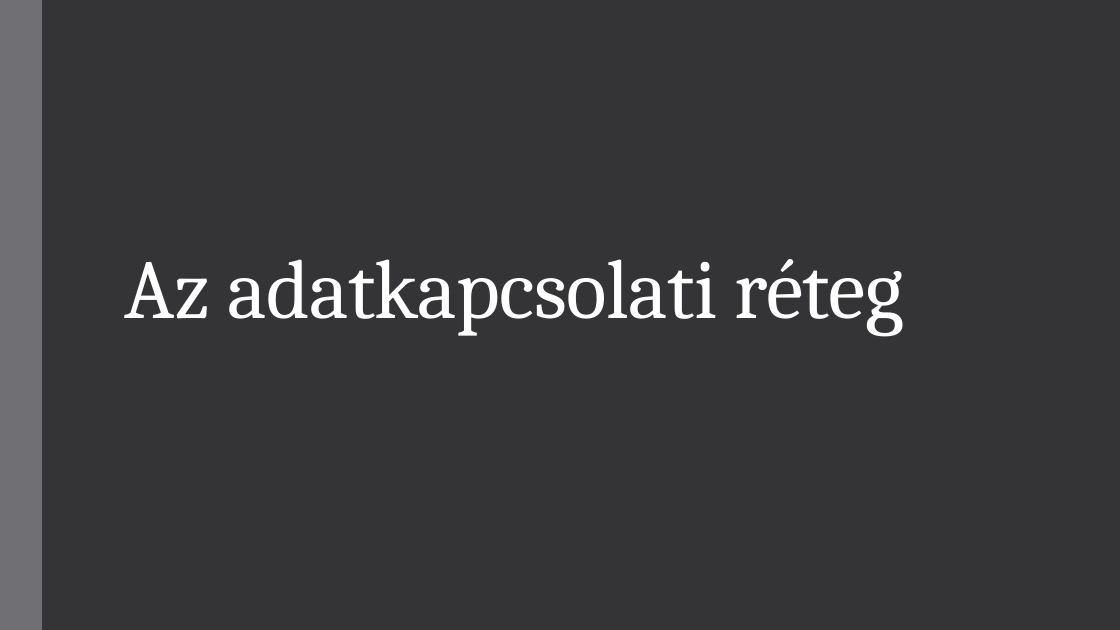
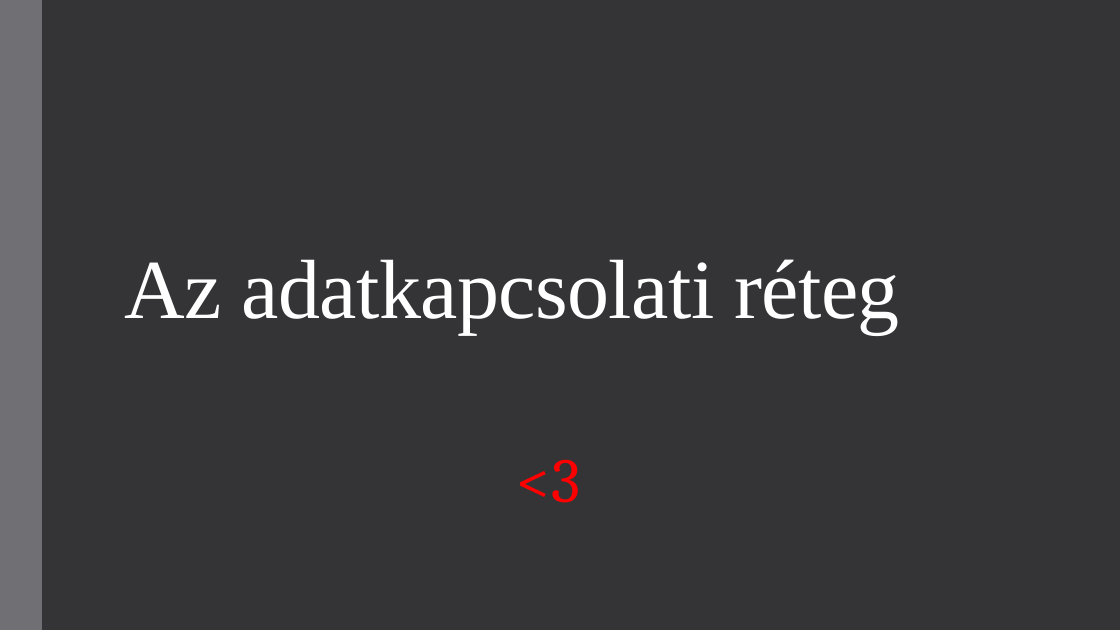
Before and after one commit to Feenc/sulishtml, a slide deck: slide 1 of cisco/cisco3.pptx. Drawn at 1120x630 pixels with LibreOffice and Linux fonts; fonts in the diff are those of the drawing. Boxes give left, top, right and bottom in pixels: in the first picture for what was removed or moved away, otherwise in the second. Text is boxed around its words. In the diff, an @@ line names an element or a change of style, - is before the commit and + after.

```diff
--- a/cisco/cisco3.pptx
+++ b/cisco/cisco3.pptx
@@ title "Az adatkapcsolati réteg" at (124, 259, 900, 334): font Cambria to Times New Roman @@
@@ subtitle added at (516, 459, 580, 503), 54 pt, text #FF0000 @@
+<3
```
Also in this commit, not shown: 1 other slide changed, 4 slides added, 1 slide removed, 5 other files.
